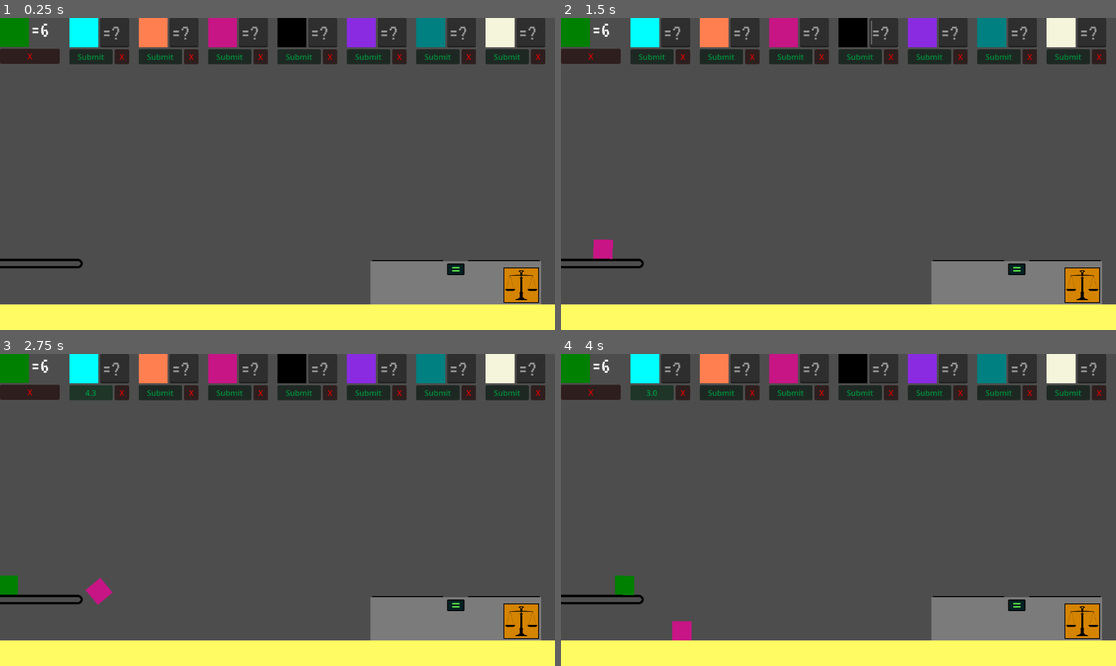
Above: before the commit, frames 1-4 (two rows, left to right).
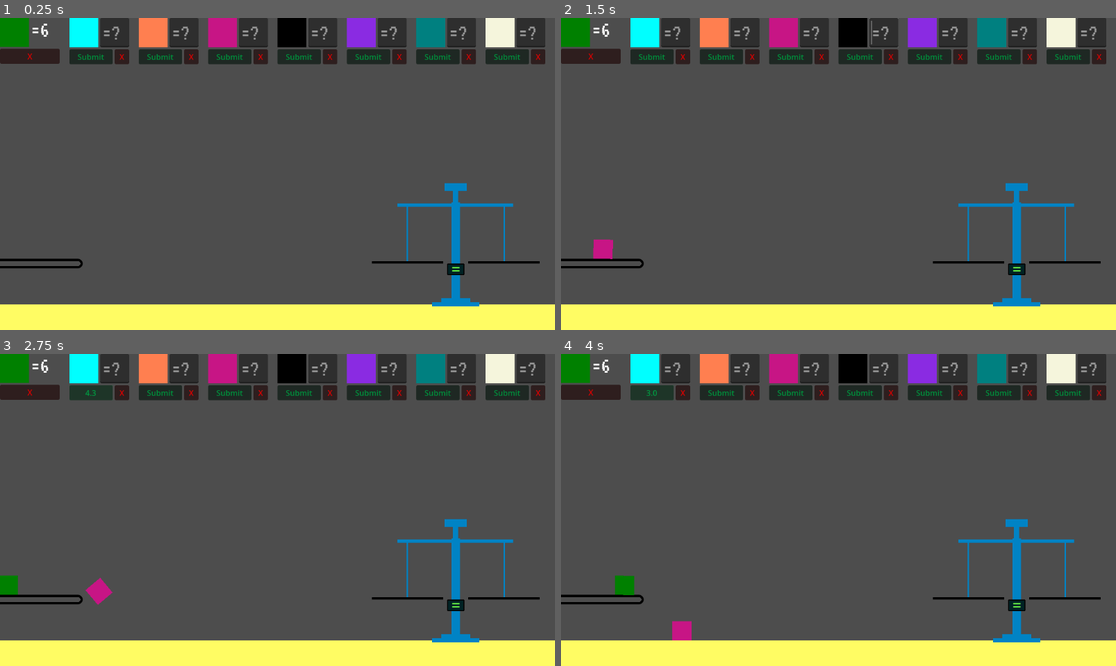
Above: after the commit, the same moments.

Repository: bjornarprytz/scale
Game: Godot game, scene res://main.tscn
The game is run twice, just before and just after one commit, with the same random seed, the same clock (stepped at 60 frames per second) and the same inputs.
Inputs (mouse positions are in pixels of both pictures, inside the frame that each line leads up to):
- Up to frame 1 (0.25 s): no input
- Up to frame 2 (1.5 s): click (677, 33) at 0.52 s; type "Alex" at 0.6 s; click (744, 33) at 0.75 s; type "Alex" at 0.83 s; click (816, 33) at 0.98 s; type "Alex" at 1.07 s; click (882, 33) at 1.27 s; type "Alex" at 1.35 s
- Up to frame 3 (2.75 s): click (394, 369) at 1.5 s; type "Alex" at 1.58 s; click (460, 369) at 1.73 s; type "Alex" at 1.82 s; click "Submit" at 2 s
- Up to frame 4 (4 s): click "4.3" at 2.75 s; click "3.5" at 3.5 s

The runs differ from the first frame. In frame 1, 5.1% of the frame differs, in the area x 66-98%, y 52-93%; in frame 2, 5.1%; in frame 3, 5.1%; in frame 4, 5.1%.

Commit message:
scale arm and out of bounds detection

Diff:
--- a/src/things/cube.gd
+++ b/src/things/cube.gd
@@ -22,6 +22,12 @@
 var hovered : bool
 
 func _physics_process(delta: float) -> void:
+	var vp_rect = get_viewport_rect().grow(60.0)
+	var my_rect = $Color.get_global_rect()
+	if (!vp_rect.encloses(my_rect)):
+		explode()
+		return
+
 	if (!held):
 		return
 
--- a/src/things/scale-arm.tscn
+++ b/src/things/scale-arm.tscn
@@ -1,16 +1,25 @@
-[gd_scene load_steps=2 format=3 uid="uid://wfj8a3a87s8g"]
+[gd_scene load_steps=3 format=3 uid="uid://wfj8a3a87s8g"]
 
 [sub_resource type="RectangleShape2D" id="RectangleShape2D_icay0"]
-size = Vector2(148, 2)
+size = Vector2(148, 7)
+
+[sub_resource type="RectangleShape2D" id="RectangleShape2D_smeqt"]
+size = Vector2(148, 5)
 
 [node name="Arm" type="Area2D"]
 
 [node name="CollisionShape2D" type="CollisionShape2D" parent="."]
+position = Vector2(0, -2.5)
 shape = SubResource("RectangleShape2D_icay0")
 
 [node name="ColorRect" type="ColorRect" parent="."]
 offset_left = -74.0
-offset_top = -1.0
 offset_right = 74.0
-offset_bottom = 1.0
+offset_bottom = 5.0
 color = Color(0, 0, 0, 1)
+
+[node name="StaticBody2D" type="StaticBody2D" parent="."]
+
+[node name="CollisionShape2D" type="CollisionShape2D" parent="StaticBody2D"]
+position = Vector2(0, 2.5)
+shape = SubResource("RectangleShape2D_smeqt")
--- a/src/things/scale.gd
+++ b/src/things/scale.gd
@@ -3,6 +3,9 @@
 @onready var left: Area2D = $LeftArm
 @onready var right: Area2D = $RightArm
 @onready var display: RichTextLabel = $Display/Result
+
+var prev_left_sum : int
+var prev_right_sum : int
 
 func _physics_process(delta: float) -> void:
 	var left_cubes = left.get_overlapping_bodies()
@@ -17,16 +20,39 @@
 
 	for cube in _get_stack_of_cubes(left_cubes):
 		left_weight += cube.kind.weight
+		cube.sleeping = false
 
 	for cube in _get_stack_of_cubes(right_cubes):
 		right_weight += cube.kind.weight
+		cube.sleeping = false
+
+	if (prev_left_sum == left_weight and prev_right_sum == right_weight):
+		return
+
+	prev_left_sum = left_weight
+	prev_right_sum = right_weight
+
+	var tween = create_tween().set_parallel()
 
 	if (left_weight == right_weight):
 		display.text = "="
+
+		tween.tween_property(left, "position:y", 0.0, 1.0)
+		tween.tween_property(right, "position:y", 0.0, 1.0)
+		tween.tween_property($Visual/LeftString, "size:y", 113.0, 1.0)
+		tween.tween_property($Visual/RightString, "size:y", 113.0, 1.0)
 	elif (left_weight > right_weight):
 		display.text = ">"
+		tween.tween_property(left, "position:y", 30.0, 1.0)
+		tween.tween_property(right, "position:y", -30.0, 1.0)
+		tween.tween_property($Visual/LeftString, "size:y", 143.0, 1.0)
+		tween.tween_property($Visual/RightString, "size:y", 83.0, 1.0)
 	else:
 		display.text = "<"
+		tween.tween_property(left, "position:y", -30.0, 1.0)
+		tween.tween_property(right, "position:y", 30.0, 1.0)
+		tween.tween_property($Visual/LeftString, "size:y", 83.0, 1.0)
+		tween.tween_property($Visual/RightString, "size:y", 143.0, 1.0)
 
 func _get_stack_of_cubes(cubes: Array) -> Array[ElementCube]:
 	var full_cluster : Array[ElementCube] = []
--- a/src/things/scale.tscn
+++ b/src/things/scale.tscn
@@ -25,31 +25,75 @@
 default_font = SubResource("SystemFont_o56m1")
 default_font_size = 128
 
-[sub_resource type="RectangleShape2D" id="RectangleShape2D_7q17m"]
-size = Vector2(354, 90)
-
-[sub_resource type="StyleBoxFlat" id="StyleBoxFlat_wahtn"]
-bg_color = Color(0.835294, 0.517647, 0, 1)
-border_width_left = 2
-border_width_top = 2
-border_width_right = 2
-border_width_bottom = 2
-border_color = Color(0, 0, 0, 1)
-
 [node name="Scale" type="Node2D"]
 script = ExtResource("1_swjbf")
 
-[node name="ColorRect" type="ColorRect" parent="."]
-offset_left = -177.0
-offset_right = 177.0
-offset_bottom = 90.0
-color = Color(0.482353, 0.482353, 0.482353, 1)
+[node name="Visual" type="Node2D" parent="."]
+
+[node name="Body" type="ColorRect" parent="Visual"]
+offset_left = -9.0
+offset_top = -122.0
+offset_right = 9.0
+offset_bottom = 94.0
+color = Color(0, 0.513726, 0.772549, 1)
+
+[node name="Base" type="ColorRect" parent="Visual"]
+offset_left = -49.0
+offset_top = 85.0
+offset_right = 49.0
+offset_bottom = 94.0
+color = Color(0, 0.513726, 0.772549, 1)
+
+[node name="Base2" type="ColorRect" parent="Visual"]
+offset_left = -30.0
+offset_top = 77.0
+offset_right = 30.0
+offset_bottom = 86.0
+color = Color(0, 0.513726, 0.772549, 1)
+
+[node name="Shoulder" type="ColorRect" parent="Visual"]
+offset_left = -121.0
+offset_top = -113.0
+offset_right = -114.0
+offset_bottom = 127.0
+rotation = -1.57079
+color = Color(0, 0.513726, 0.772549, 1)
+
+[node name="Head" type="ColorRect" parent="Visual"]
+offset_left = -6.0
+offset_top = -122.0
+offset_right = 34.0
+offset_bottom = -111.0
+rotation = -1.57079
+color = Color(0, 0.513726, 0.772549, 1)
+
+[node name="Head2" type="ColorRect" parent="Visual"]
+offset_left = -23.0
+offset_top = -146.0
+offset_right = -7.0
+offset_bottom = -100.0
+rotation = -1.57079
+color = Color(0, 0.513726, 0.772549, 1)
+
+[node name="LeftString" type="ColorRect" parent="Visual"]
+offset_left = -102.0
+offset_top = -113.0
+offset_right = -99.0
+rotation = -6.28318
+color = Color(0, 0.513726, 0.772549, 1)
+
+[node name="RightString" type="ColorRect" parent="Visual"]
+offset_left = 99.0
+offset_top = -113.0
+offset_right = 102.0
+rotation = -6.28318
+color = Color(0, 0.513726, 0.772549, 1)
 
 [node name="LeftArm" parent="." instance=ExtResource("1_rkt60")]
-position = Vector2(-100, -1)
+position = Vector2(-100, 0)
 
 [node name="RightArm" parent="." instance=ExtResource("1_rkt60")]
-position = Vector2(100, -1)
+position = Vector2(100, 0)
 
 [node name="Display" type="Panel" parent="."]
 offset_left = -18.0
@@ -70,20 +114,8 @@
 text = "="
 scroll_active = false
 
-[node name="StaticBody2D" type="StaticBody2D" parent="."]
-
-[node name="CollisionShape2D" type="CollisionShape2D" parent="StaticBody2D"]
-position = Vector2(0, 45)
-shape = SubResource("RectangleShape2D_7q17m")
-
-[node name="Panel" type="Panel" parent="."]
-offset_left = 99.0
-offset_top = 13.0
-offset_right = 173.0
-offset_bottom = 87.0
-theme_override_styles/panel = SubResource("StyleBoxFlat_wahtn")
-
-[node name="Scales" type="Sprite2D" parent="Panel"]
-position = Vector2(37, 37)
-scale = Vector2(0.4, 0.4)
+[node name="Scales" type="Sprite2D" parent="."]
+visible = false
+position = Vector2(0, -33)
+scale = Vector2(1.64, 1.64)
 texture = ExtResource("3_wic5h")
Not shown: 1 places in src/things/scale.tscn that only renumber resources
Not shown, changed: readme.md
